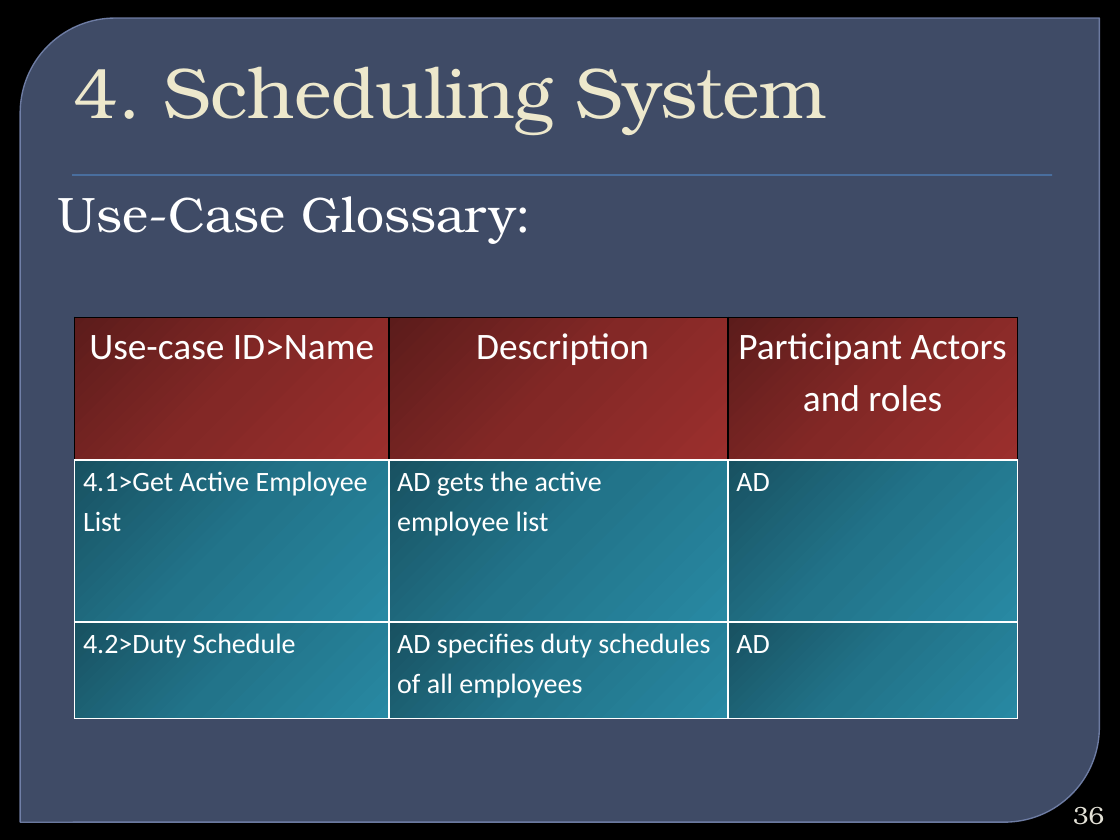
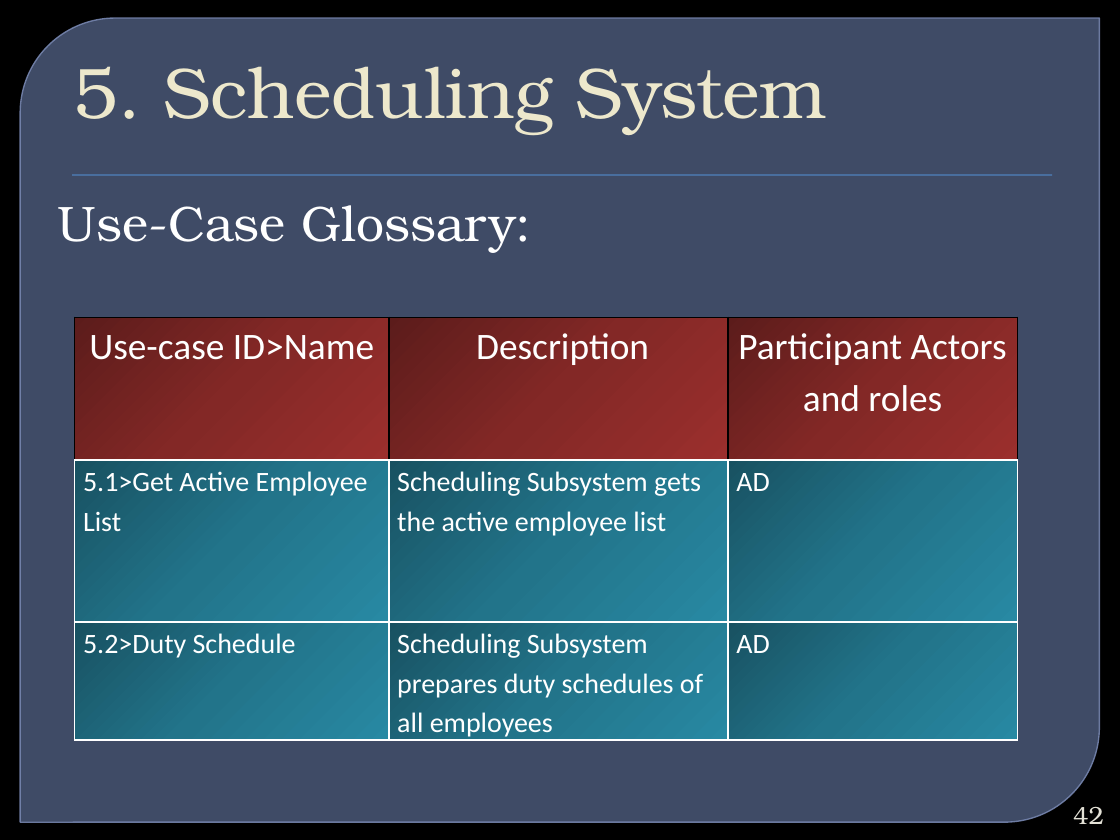
Before and after one commit to bimurtobadhan/CSE308HospitalManagementSystem1005016, a slide deck: slide 42 of Week 5/Sequence Activity State_Chart.pptx (slide 36 before the commit). Drawn at 1120x840 pixels with LibreOffice and Linux fonts; fonts in the diff are those of the drawing; background and template pictures are left out. Boxes give left, top, right and bottom in pixels: in the first picture for what was removed or moved away, otherwise in the second. Text is boxed around its words. In the diff, an @@ line names an element or a change of style, - is before the commit and + after.

```diff
--- a/Week 5/Sequence Activity State_Chart.pptx
+++ b/Week 5/Sequence Activity State_Chart.pptx
@@ title at (x1=74, y1=66, x2=827, y2=135): text changed @@
-4. Scheduling System
+5. Scheduling System
@@ text "Use-Case Glossary:" moved from (x1=58, y1=196, x2=532, y2=244) to (x1=58, y1=205, x2=532, y2=253) @@
@@ table at (x1=75, y1=317, x2=1018, y2=741) @@
-row 2, column 1: 4.1>Get Active Employee List
+row 2, column 1: 5.1>Get Active Employee List
-row 2, column 2: AD gets the active employee list
+row 2, column 2: Scheduling Subsystem gets the active employee list
-row 3, column 1: 4.2>Duty Schedule
+row 3, column 1: 5.2>Duty Schedule
-row 3, column 2: AD specifies duty schedules of all employees
+row 3, column 2: Scheduling Subsystem prepares duty schedules of all employees
@@ page number at (x1=1073, y1=806, x2=1104, y2=824): text changed @@
-36
+42
```
Also in this commit, not shown: 10 other slides changed, 4 other files.
